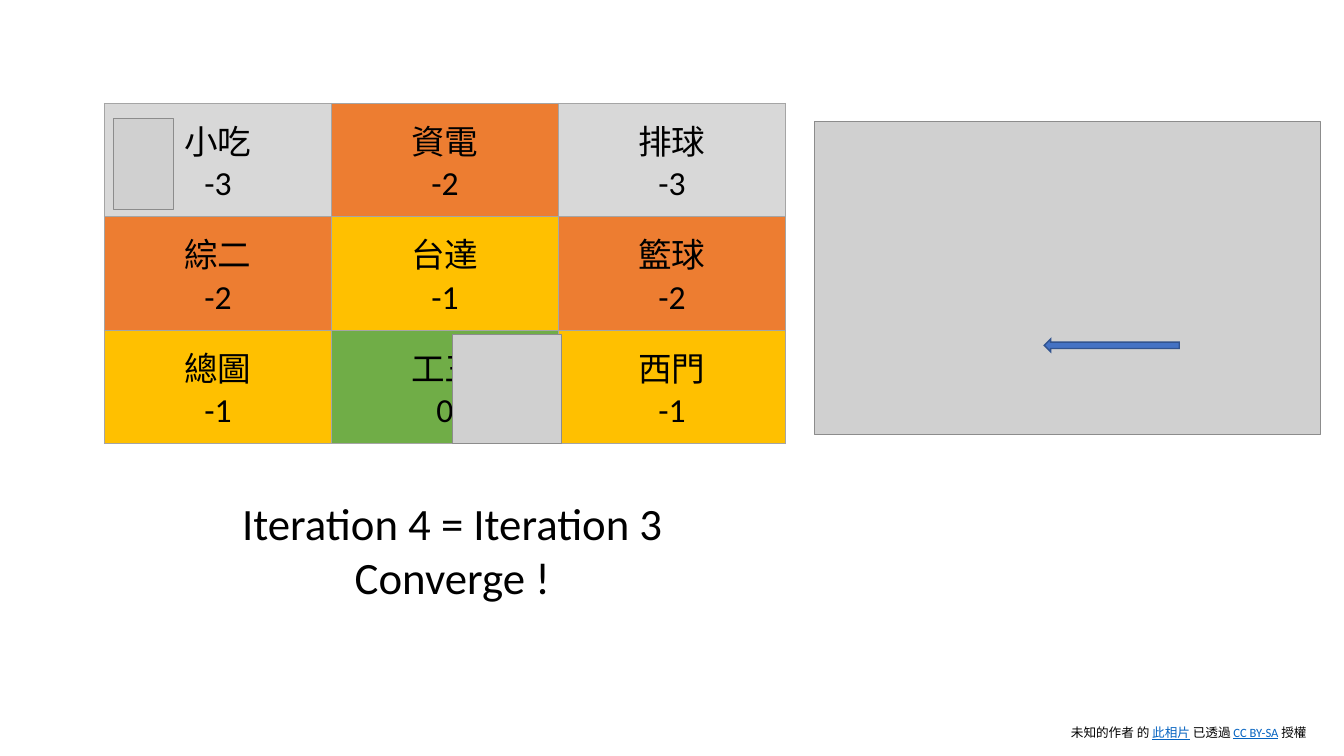
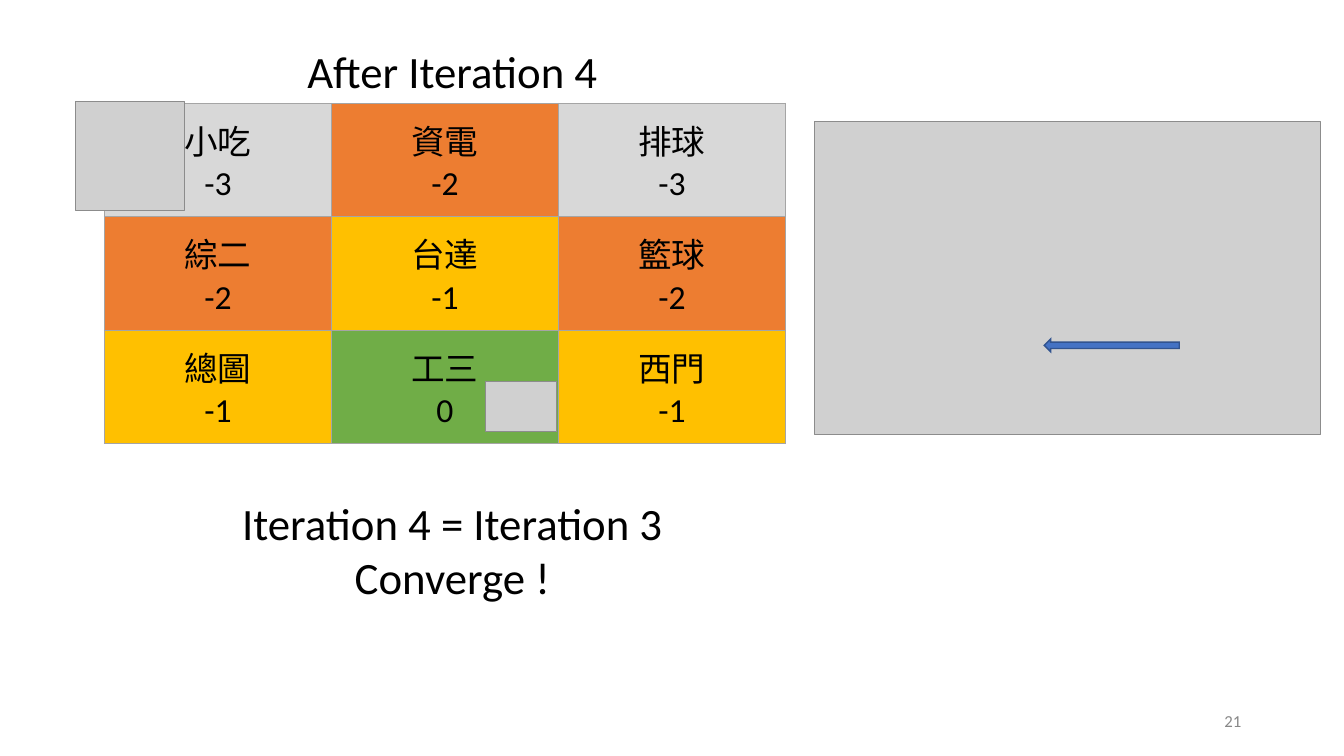
Before and after one commit to nthu-datalab/ml, a slide deck: slide 22 of labs/14_Q-Learning/14_Q-Learning_slide.pptx (slide 15 before the commit). Drawn at 1344x756 pixels with LibreOffice and Linux fonts; fonts in the diff are those of the drawing; grey boxes stand for pictures. Boxes give left, top, right and bottom in pixels: in the first picture for what was removed or moved away, otherwise in the second. Text is boxed around its words. In the diff, an @@ line names an element or a change of style, - is before the commit and + after.

```diff
--- a/labs/14_Q-Learning/14_Q-Learning_slide.pptx
+++ b/labs/14_Q-Learning/14_Q-Learning_slide.pptx
@@ text added at [307, 57, 597, 89], 32 pt, text #000000 @@
+After Iteration 4
@@ picture added at [76, 102, 185, 211] @@
@@ table: place and size @@
-table at [105, 104, 785, 435]
+table at [105, 104, 785, 444]
@@ picture removed at [113, 119, 173, 210] @@
@@ picture removed at [453, 335, 562, 444] @@
@@ picture added at [486, 381, 558, 432] @@
@@ page number added at [1224, 716, 1241, 727], 12 pt, text #888888 @@
+21
@@ text removed at [1071, 726, 1306, 740] @@
-未知的作者 的 此相片 已透過 CC BY-SA 授權
```
Also in this commit, not shown: 33 other slides changed, 3 slides removed, 5 other files.
